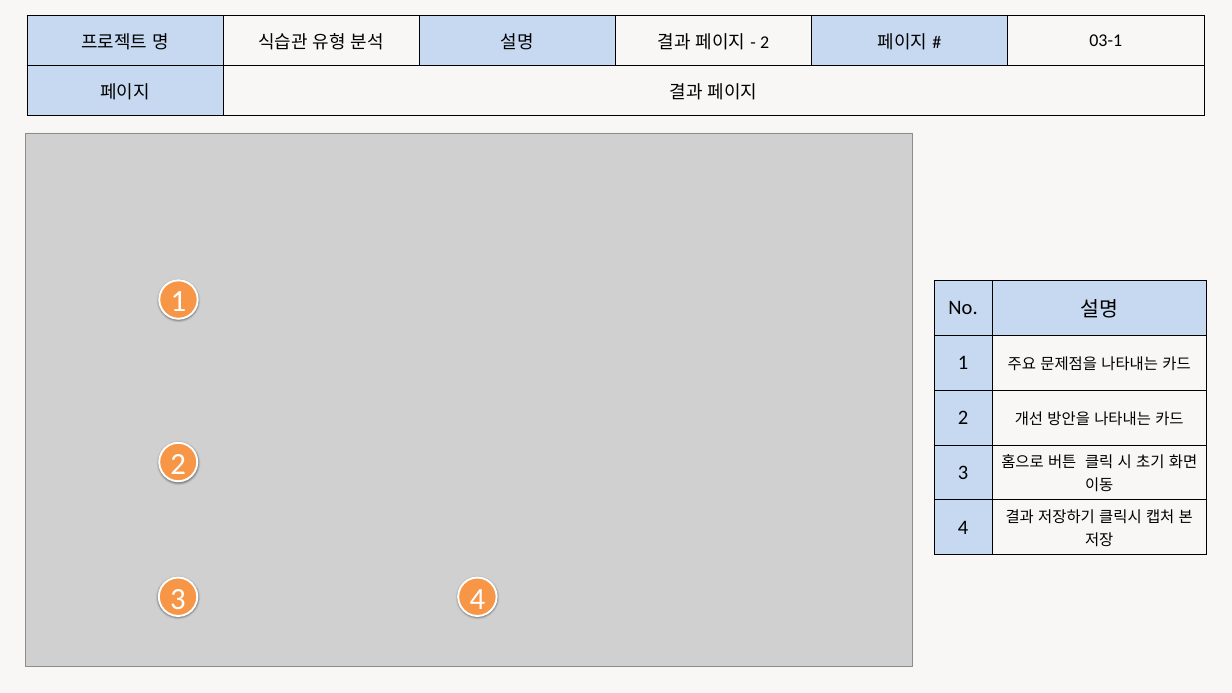
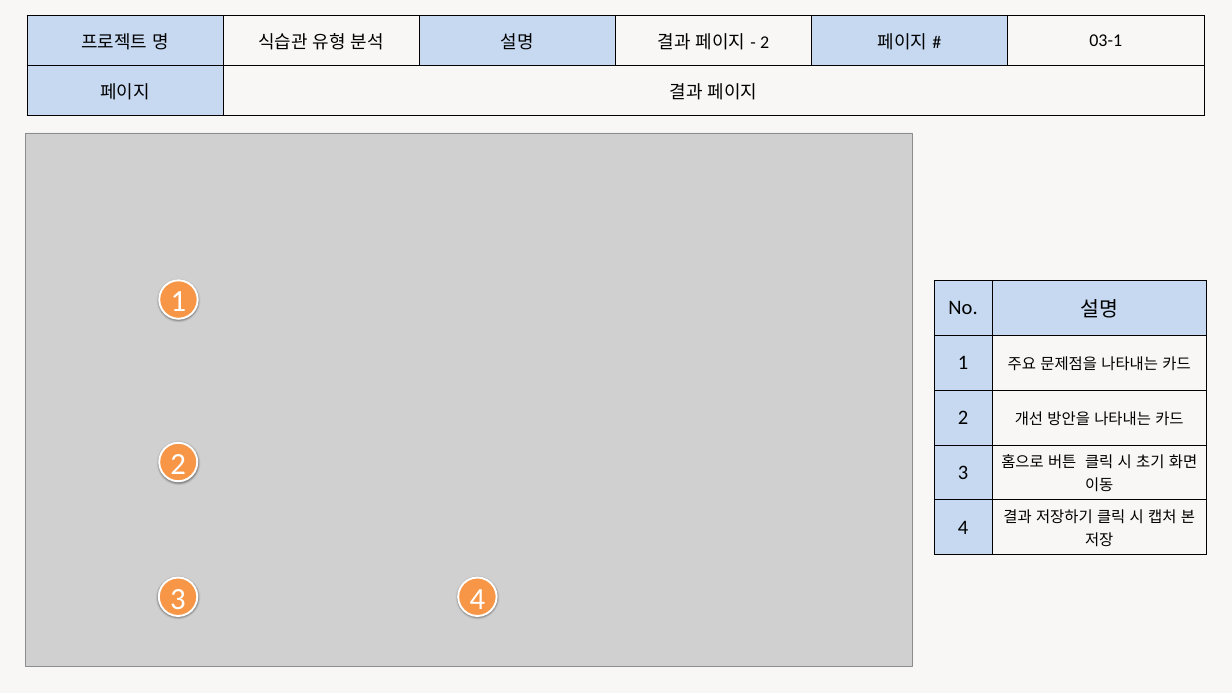
Before and after one commit to junsu8282/parkjunsu, a slide deck: slide 5 of 1차 프로젝트/3. 화면설계서_박준수.pptx. Drawn at 1232x693 pixels with LibreOffice and Linux fonts; fonts in the diff are those of the drawing; grey boxes stand for pictures. Boxes give left, top, right and bottom in pixels: in the first picture for what was removed or moved away, otherwise in the second. Text is boxed around its words. In the diff, an @@ line names an element or a change of style, - is before the commit and + after.

```diff
--- a/1차 프로젝트/3. 화면설계서_박준수.pptx
+++ b/1차 프로젝트/3. 화면설계서_박준수.pptx
@@ table at (934, 280, 1206, 555) @@
-row 5, column 2: 결과 저장하기 클릭시 캡처 본 저장
+row 5, column 2: 결과 저장하기 클릭 시 캡처 본 저장
```
